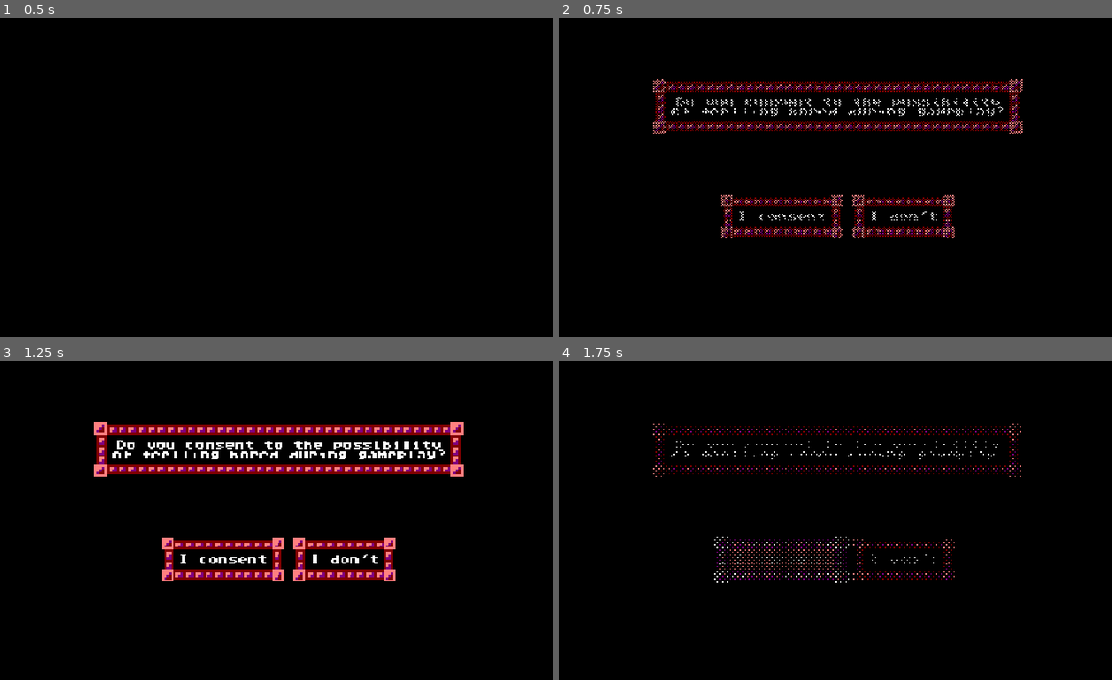
Above: before the commit, frames 1-4 (two rows, left to right).
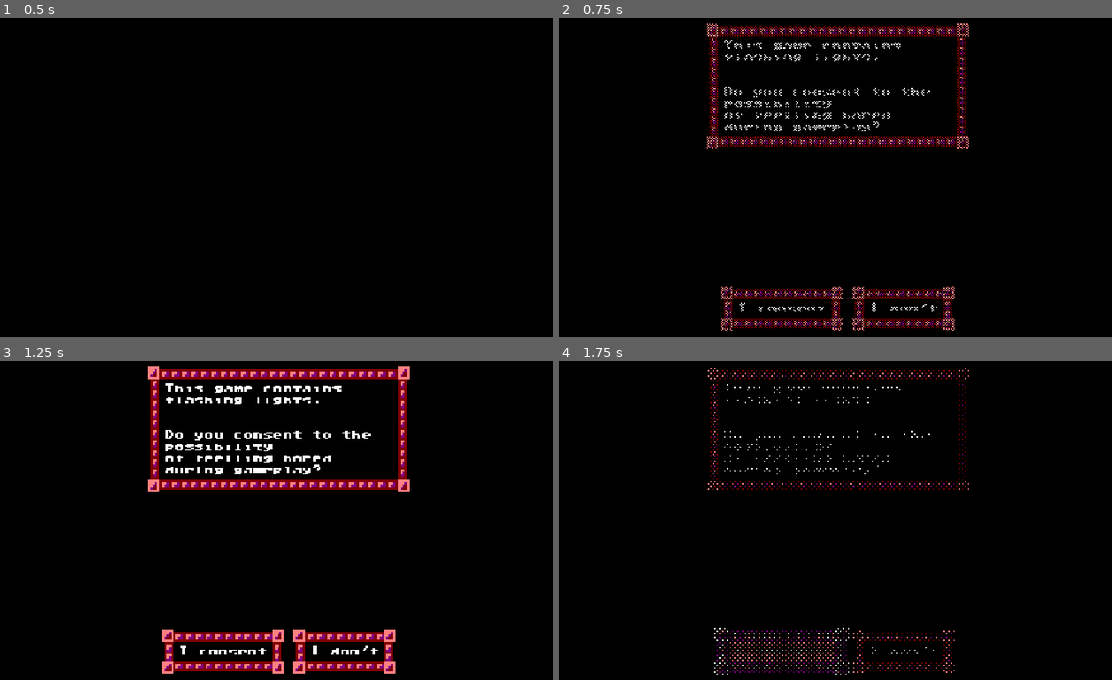
Above: after the commit, the same moments.

Repository: CrimsoneArt/REALAND-Walking-Sim
Game: Godot game, scene res://Scenes/SceneLoader.tscn
Two runs of this game, one before a commit and one after it. Both use one fixed random seed, a clock stepped at 60 frames per second and the inputs below.
Inputs (mouse positions are in pixels of both pictures, inside the frame that each line leads up to):
- Up to frame 1 (0.5 s): no input
- Up to frame 2 (0.75 s): tap Enter (Enter) at 0.5 s; move the mouse to (995, 164) at 0.52 s; hold D (Right) from 0.53 s (still down); tap [ (DecreaseMusicVolume) at 0.6 s
- Up to frame 3 (1.25 s): keep holding D (Right)
- Up to frame 4 (1.75 s): release D (Right) at 1.25 s; click "I consent" at 1.25 s

Frame 1 is identical in both runs. In frame 2, 7.5% of the frame differs, in the area x 16-84%, y 1-99%; in frame 3, 17%; in frame 4, 2.7%.

Commit message:
Added flashing lights warning

Diff:
--- a/Scenes/Menus/AgreementMenu.tscn
+++ b/Scenes/Menus/AgreementMenu.tscn
@@ -4,6 +4,7 @@
 [ext_resource type="PackedScene" uid="uid://glnssl8bcg2t" path="res://Scenes/Menus/RandomizedButton.tscn" id="1_65t6h"]
 
 [node name="AgreementMenu" type="Control" unique_id=1518392886]
+texture_filter = 1
 layout_mode = 3
 anchors_preset = 15
 anchor_right = 1.0
@@ -12,32 +13,12 @@
 grow_vertical = 2
 theme = ExtResource("1_1ji1t")
 
-[node name="RandomizedButton3" parent="." unique_id=1920411792 instance=ExtResource("1_65t6h")]
-layout_mode = 1
-anchors_preset = 8
-anchor_left = 0.5
-anchor_top = 0.5
-anchor_right = 0.5
-anchor_bottom = 0.5
-offset_left = -54.5
-offset_top = -156.5
-offset_right = 54.5
-offset_bottom = -95.5
-grow_horizontal = 2
-grow_vertical = 2
-pivot_offset = Vector2(291, 35)
-mouse_filter = 2
-text = "Do you consent to the possibility
-of feelling bored during gameplay?"
-CustomThemeOverride = true
-MaxHoverSize = Vector2(2, 2)
-
 [node name="RandomizedButton" parent="." unique_id=1019148459 instance=ExtResource("1_65t6h")]
 layout_mode = 0
 offset_left = 394.0
-offset_top = 350.0
+offset_top = 500.0
 offset_right = 576.0
-offset_bottom = 404.0
+offset_bottom = 554.0
 pivot_offset = Vector2(91, 27)
 text = "I consent"
 EnterTargetScene = true
@@ -48,11 +29,34 @@
 [node name="RandomizedButton2" parent="." unique_id=315931199 instance=ExtResource("1_65t6h")]
 layout_mode = 0
 offset_left = 608.0
-offset_top = 350.0
+offset_top = 500.0
 offset_right = 758.0
-offset_bottom = 404.0
+offset_bottom = 554.0
 pivot_offset = Vector2(75, 27)
 text = "I don't"
 ForceQuit = true
 CustomThemeOverride = true
 MaxHoverSize = Vector2(1.5, 1.5)
+
+[node name="PanelContainer" type="PanelContainer" parent="." unique_id=1761031408]
+layout_mode = 1
+anchors_preset = 8
+anchor_left = 0.5
+anchor_top = 0.5
+anchor_right = 0.5
+anchor_bottom = 0.5
+offset_left = -205.0
+offset_top = -249.0
+offset_right = 205.0
+offset_bottom = -71.0
+grow_horizontal = 2
+grow_vertical = 2
+
+[node name="Label" type="Label" parent="PanelContainer" unique_id=1263837022]
+layout_mode = 2
+text = "This game contains flashing lights.
+
+
+Do you consent to the possibility
+of feelling bored during gameplay?"
+autowrap_mode = 2
